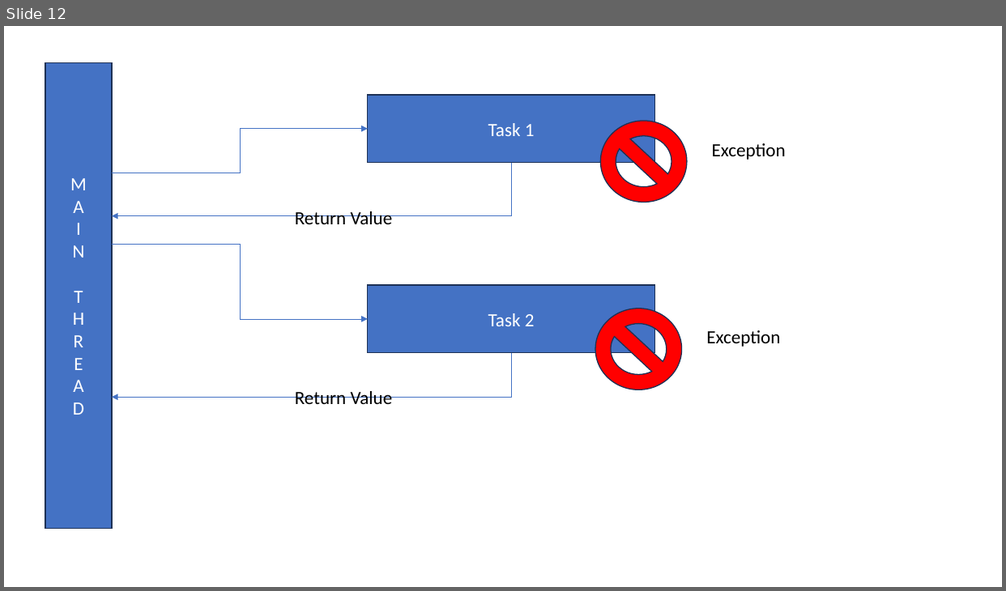
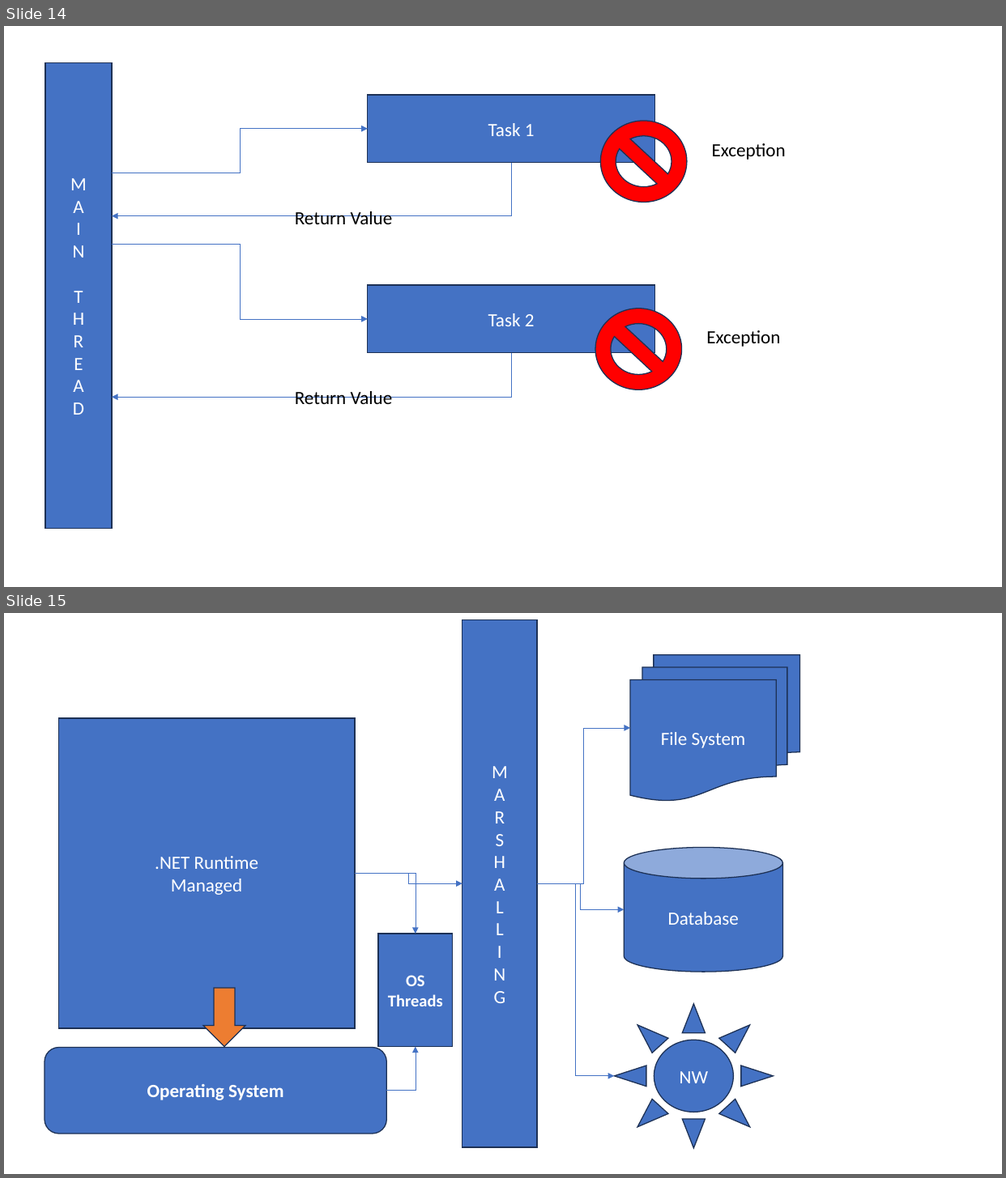
Before and after one commit to maheshsabnis/Capita_NETApps, a slide deck: TrgImages.pptx. Shown one above the other, each under a label of ours: slide 12 before the commit, slides 14 and 15 after it. The pictures are 1006x591 and 1006x1178 pixels, drawn with LibreOffice and Linux fonts; fonts in the diff are those of the drawing. Boxes give left, top, right and bottom in pixels: in the first picture for what was removed or moved away, otherwise in the second. Text is boxed around its words. In the diff, an @@ line names an element or a change of style, - is before the commit and + after.

```diff
--- a/TrgImages.pptx
+++ b/TrgImages.pptx
@@ slide 15 added at box(4, 613, 1002, 1174), background #FFFFFF @@
@@ rectangle added at box(462, 619, 537, 1148), fill #4472C4, outline #1E3256 1 pt, 18 pt, text #FFFFFF @@
+M
+A
+R
+S
+H
+A
+L
+L
+I
+N
+G
@@ flow chart multidocument added at box(631, 655, 800, 801), fill #4472C4, outline #1E3256 1 pt, 18 pt, text #FFFFFF @@
+File System
@@ rectangle added at box(58, 718, 355, 1029), fill #4472C4, outline #1E3256 1 pt, 18 pt, text #FFFFFF @@
+.NET Runtime
+Managed
@@ elbow arrow added from (537, 884) to (631, 728), #4472C4 0.5 pt @@
@@ cylinder added at box(624, 847, 782, 972), fill #4472C4, outline #1E3256 1 pt, 18 pt, text #FFFFFF @@
+Database
@@ elbow arrow added from (355, 874) to (462, 884), #4472C4 0.5 pt @@
@@ elbow arrow added from (355, 874) to (415, 934), #4472C4 0.5 pt @@
@@ elbow arrow added from (537, 884) to (624, 909), #4472C4 0.5 pt @@
@@ elbow arrow added from (537, 884) to (614, 1076), #4472C4 0.5 pt @@
@@ rectangle added at box(378, 934, 453, 1047), fill #4472C4, outline #1E3256 1 pt, 16 pt, text #FFFFFF, bold @@
+OS
+Threads
@@ down arrow added at box(203, 988, 245, 1047), fill #ED7D31, outline #1E3256 1 pt @@
@@ sun added at box(614, 1003, 773, 1148), fill #4472C4, outline #1E3256 1 pt, 18 pt, text #FFFFFF @@
+NW
@@ rounded rectangle added at box(44, 1048, 386, 1134), fill #4472C4, outline #1E3256 1 pt, 18 pt, text #FFFFFF, bold @@
+Operating System
@@ elbow arrow added from (386, 1091) to (415, 1047), #4472C4 0.5 pt @@
@@ what was slide 12 is now slide 14 @@
```
Also in this commit, not shown: 1 slide changed, 2 other slides added, 25 other files.
